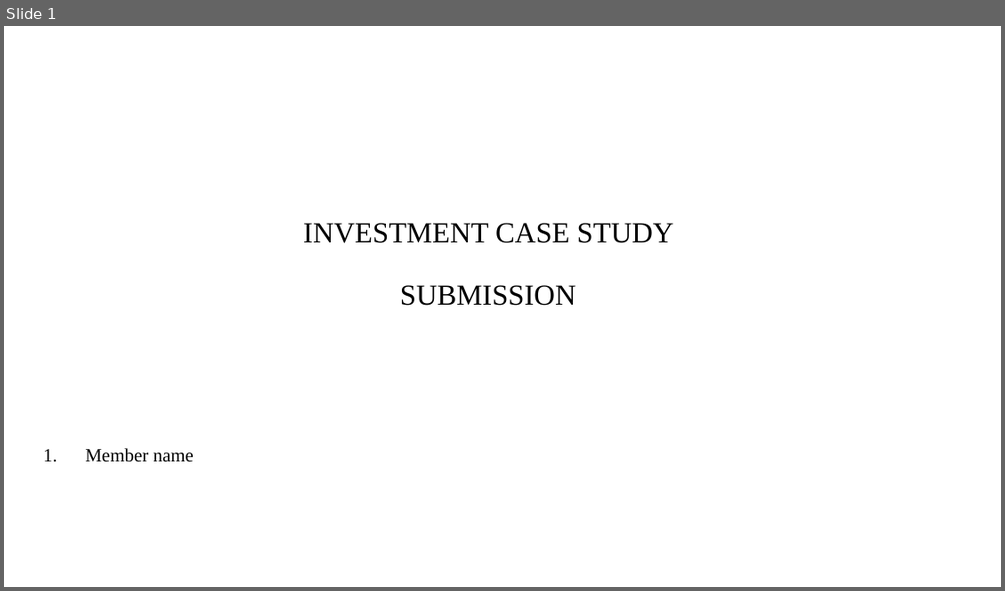
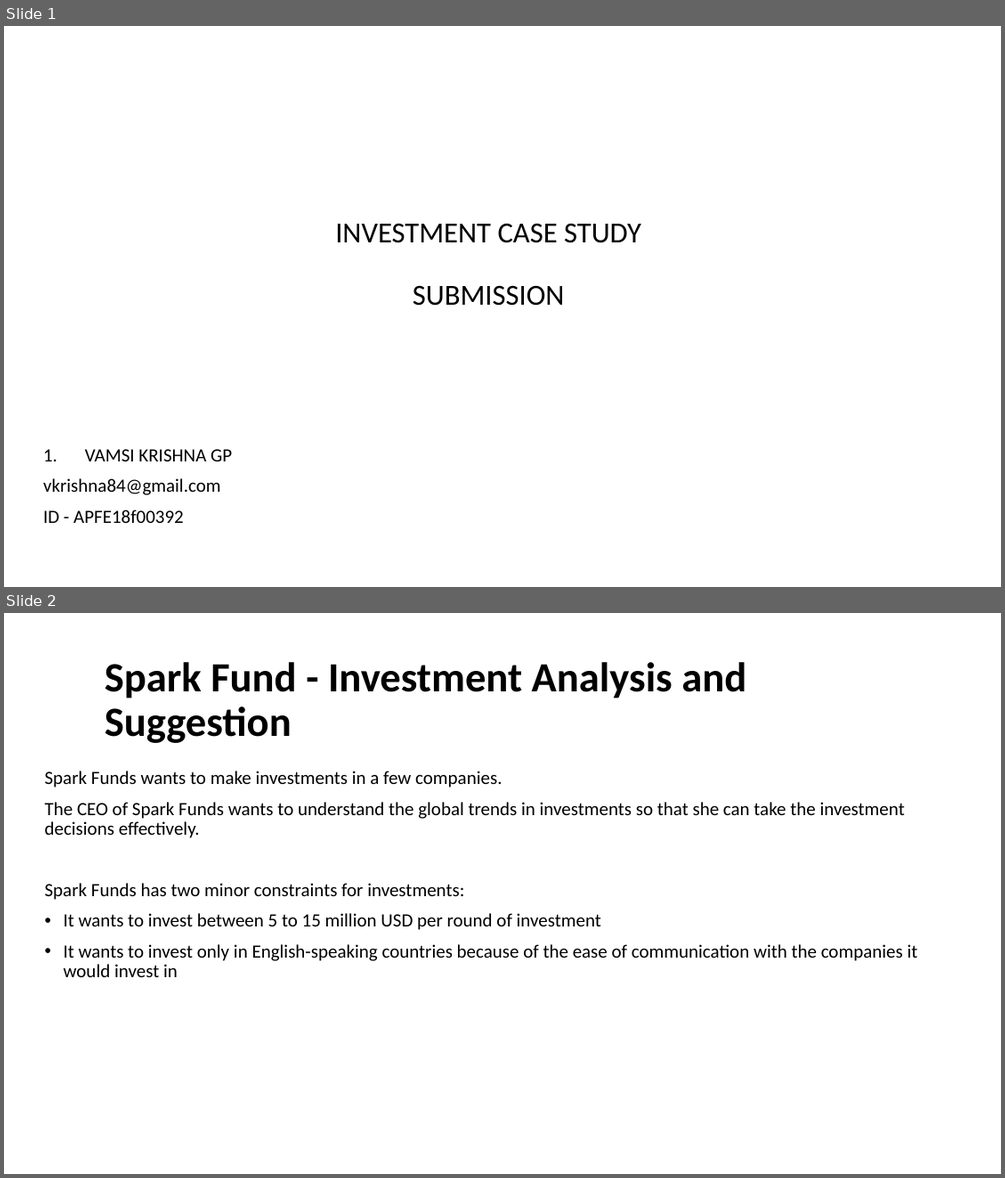
Before and after one commit to vamsigp/IIIT-B, a slide deck: 1. Statistics and Machine Learning/4. Investment Assignment/Spark+Funds+Final+Presentation.pptx. Shown one above the other, each under a label of ours: slide 1 before the commit, slides 1 and 2 after it. The pictures are 1005x591 and 1005x1178 pixels, drawn with LibreOffice and Linux fonts; fonts in the diff are those of the drawing; background and template pictures are left out. Boxes give left, top, right and bottom in pixels: in the first picture for what was removed or moved away, otherwise in the second. Text is boxed around its words. In the diff, an @@ line names an element or a change of style, - is before the commit and + after.

Commit message:
Investment assignment submission
Investment assignment submission

```diff
--- a/1. Statistics and Machine Learning/4. Investment Assignment/Spark+Funds+Final+Presentation.pptx
+++ b/1. Statistics and Machine Learning/4. Investment Assignment/Spark+Funds+Final+Presentation.pptx
@@ slide 2 added at <box>4,613,1001,1174</box>, background #FFFFFF @@
@@ title added at <box>105,662,746,743</box>, 40 pt, text #000000, bold @@
+Spark Fund - Investment Analysis and Suggestion
@@ text added at <box>45,771,918,977</box>, 18 pt, text #000000 @@
+Spark Funds wants to make investments in a few companies.
+The CEO of Spark Funds wants to understand the global trends in investments so that she can take the investment decisions effectively.
+Spark Funds has two minor constraints for investments:
+• It wants to invest between 5 to 15 million USD per round of investment
+• It wants to invest only in English-speaking countries because of the ease of communication with the companies it would invest in
@@ slide 1 changed as well @@
@@ title "INVESTMENT CASE STUDY SUBMISSION" at <box>335,223,641,305</box>: font Times New Roman to Calibri @@
@@ subtitle at <box>43,449,232,523</box>: text changed; font Times New Roman to Calibri @@
-1. Member name
+1. VAMSI KRISHNA GP
+vkrishna84@gmail.com
+ID - APFE18f00392
```
Also in this commit, not shown: 7 other slides added, 9 slides removed, 11 other files.
